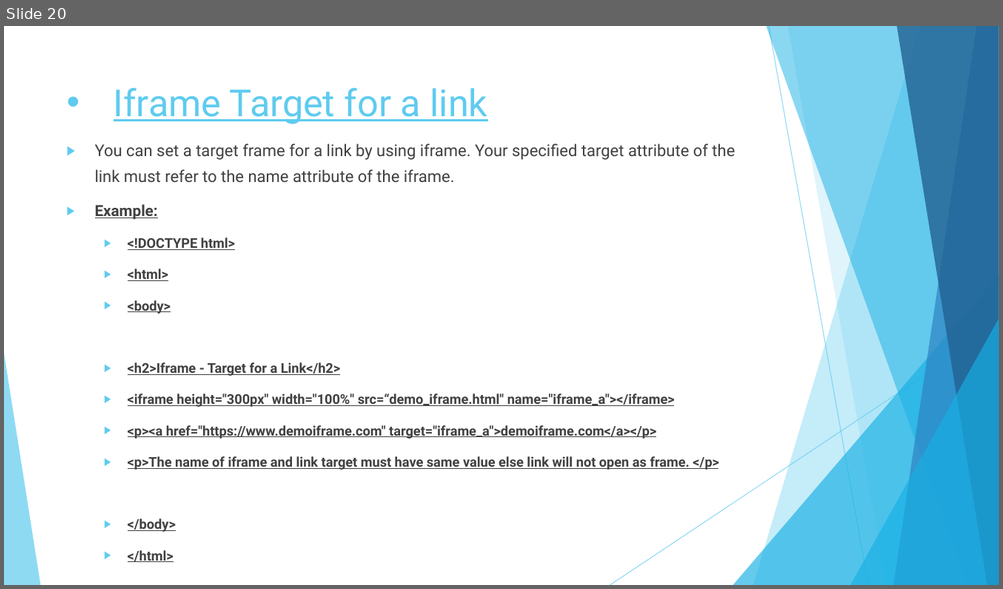
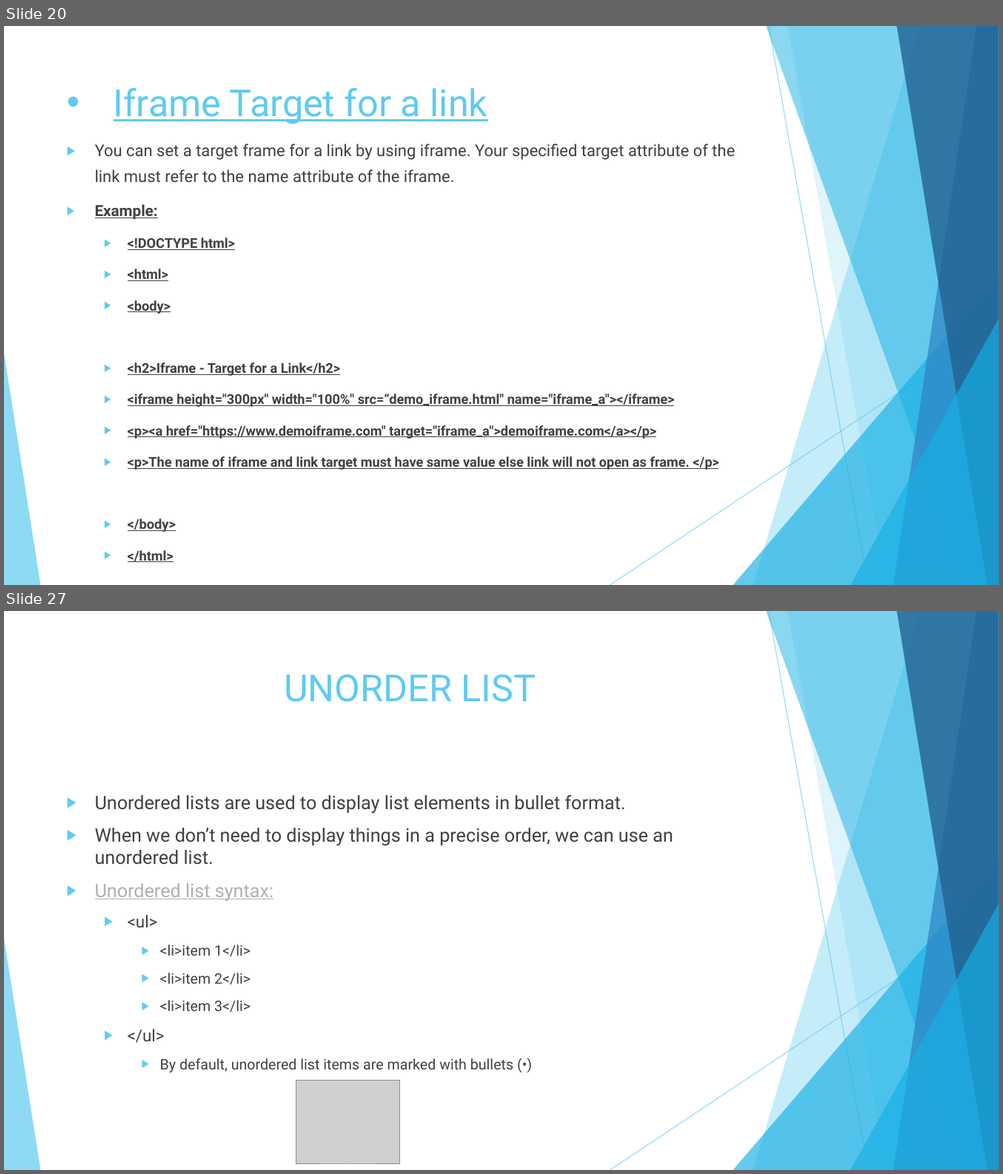
Before and after one commit to bhavikavasani/assignment_module1HTML, a slide deck: ASSIGNMENT.pptx. Shown one above the other, each under a label of ours: slide 20 before the commit, slides 20 and 27 after it; the slides between them are not shown. The pictures are 1003x589 and 1003x1174 pixels, drawn with LibreOffice and Linux fonts; fonts in the diff are those of the drawing; grey boxes stand for pictures. Boxes give left, top, right and bottom in pixels: in the first picture for what was removed or moved away, otherwise in the second. Text is boxed around its words. In the diff, an @@ line names an element or a change of style, - is before the commit and + after.

```diff
--- a/ASSIGNMENT.pptx
+++ b/ASSIGNMENT.pptx
@@ slide 27 added at bbox=[4, 611, 999, 1170], background #FFFFFF; not listed: 10 template elements that a slide beside it also shows @@
@@ title added at bbox=[284, 674, 536, 702], 36 pt, text #5FCBEF @@
+UNORDER LIST
@@ text added at bbox=[95, 795, 673, 1073], 18 pt, text #404040 @@
+▶ Unordered lists are used to display list elements in bullet format.
+▶ When we don’t need to display things in a precise order, we can use an unordered list.
+▶ Unordered list syntax:
+  ▶ <ul>
+    ▶ <li>item 1</li>
+    ▶ <li>item 2</li>
+    ▶ <li>item 3</li>
+  ▶ </ul>
+    ▶ By default, unordered list items are marked with bullets (•)
@@ picture added at bbox=[296, 1081, 400, 1165] @@
```
Also in this commit, not shown: 1 slide changed, 27 other slides added.
